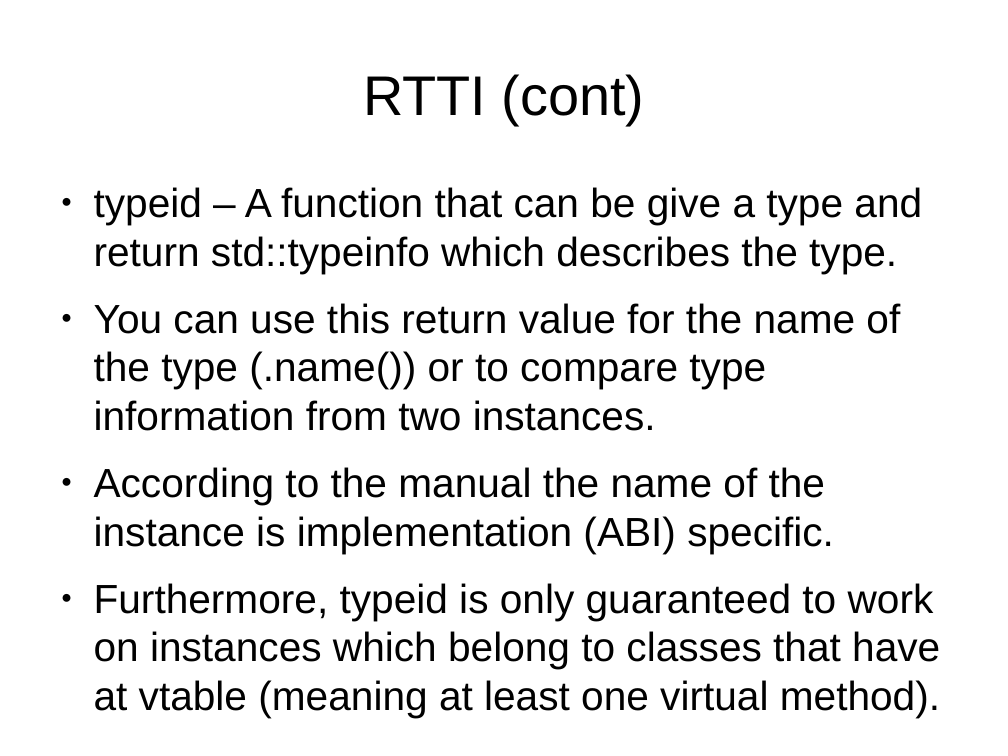
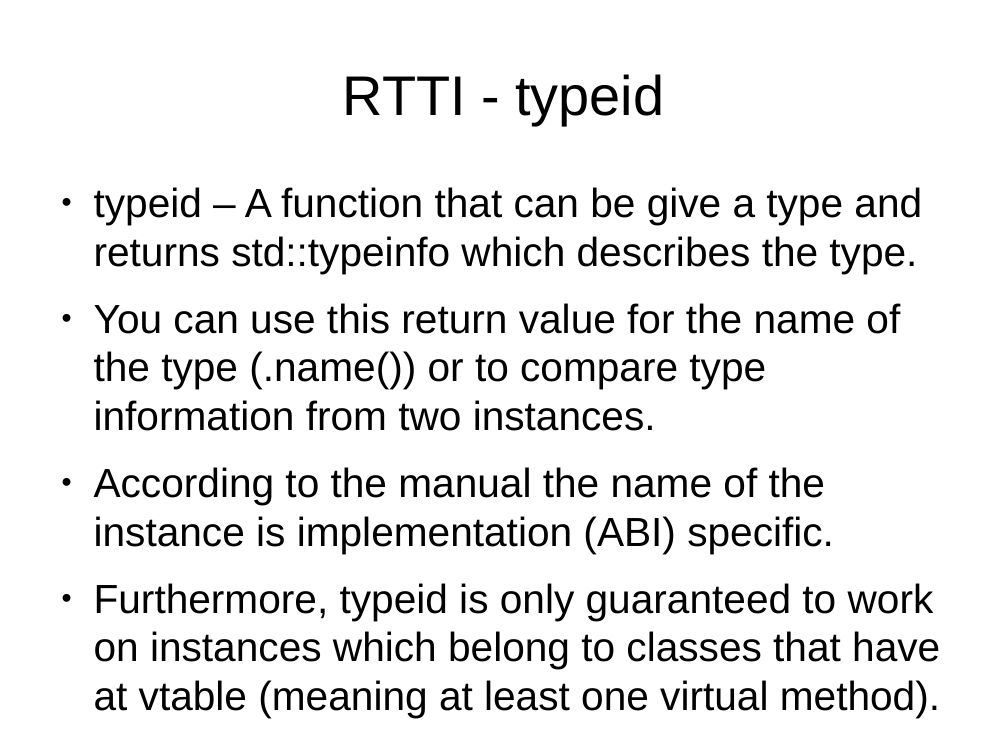
Before and after one commit to veltzer/demos-linux, a slide deck: slide 61 of multi_core/effective_cplusplus.odp (slide 58 before the commit). Drawn at 1008x756 pixels with LibreOffice and Linux fonts; fonts in the diff are those of the drawing. Boxes give left, top, right and bottom in pixels: in the first picture for what was removed or moved away, otherwise in the second. Text is boxed around its words. In the diff, an @@ line names an element or a change of style, - is before the commit and + after.

```diff
--- a/multi_core/effective_cplusplus.odp
+++ b/multi_core/effective_cplusplus.odp
@@ title at (343, 74, 664, 125): text changed @@
-RTTI (cont)
+RTTI - typeid
@@ text at (94, 187, 922, 274): text changed @@
-● typeid – A function that can be give a type and return std::typeinfo which describes the type.
+● typeid – A function that can be give a type and returns std::typeinfo which describes the type.
```
Also in this commit, not shown: 11 other slides changed, 6 slides added, 1 other file.
